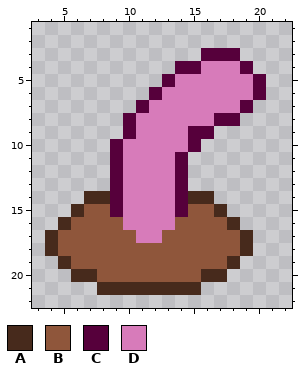
Pixel-art sprite: resources/sprites/gui/enemyType/burrowing.png. Above is the file before it was changed.
The file is 25x25 pixels. Colours within 5 levels of each other are drawn and written as one. Shown: x 3..22, y 1..22.
Palette (. is transparent): A #472a1c  B #8f563b  C #56003b  D #d77bba
Pixels before, first column x 4:
 3 ............CCC..
 4 ..........CCDDDC.
 5 .........CDDDDDDC
 6 ........CDDDDDDDC
 7 .......CDDDDDDDC.
 8 ......CDDDDDDCC..
 9 ......CDDDDCC....
10 .....CDDDDDC.....
11 .....CDDDDC......
12 .....CDDDDC......
13 .....CDDDDC......
14 ...AACDDDDCAA....
15 ..ABBCDDDDCBBA...
16 .ABBBBDDDDBBBBA..
17 ABBBBBBDDBBBBBBA.
18 ABBBBBBBBBBBBBBA.
19 .ABBBBBBBBBBBBA..
20 ..AABBBBBBBBAA...
21 ....AAAAAAAA.....
After:
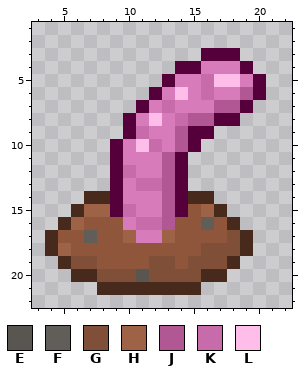
Colours new in this view: E #595652  F #615e5a  G #804f38  H #9e6347  J #b05794  K #c76baa  L #ffbdea
Edits made:
y 5: x 16..18 DDD -> KLL
y 6: x 14 D -> L; x 16 D -> K; x 19 D -> J
y 7: x 13 D -> K; x 17..18 DD -> JJ
y 8: x 12 D -> L; x 14..16 DDD -> KJJ
y 9: x 11 D -> K; x 14 D -> J
y 10: x 11..12 DD -> LK; x 14 D -> J
y 11: x 13 D -> J
y 12: x 10 D -> K; x 13 D -> J
y 13: x 11..13 DDD -> KKJ
y 14: x 13 D -> J
y 15: x 7..8 BB -> HH; x 10 D -> K; x 13 D -> J; x 16 B -> H
y 16: x 6 B -> H; x 11..13 DDD -> KKJ; x 16 B -> F
y 17: x 7 B -> F; x 10 B -> H; x 13 B -> H; x 18 B -> G
y 18: x 5 B -> H; x 16..18 BBB -> GGG
y 19: x 6..7 BB -> GG; x 12..13 BB -> GG; x 15..17 BBB -> GGG
y 20: x 8..15 BBBBBBBB -> GGGEGGGG
Pixel boxes of the changes (left, top, right, bottom) in both pictures:
changed: (58, 74, 253, 282)
